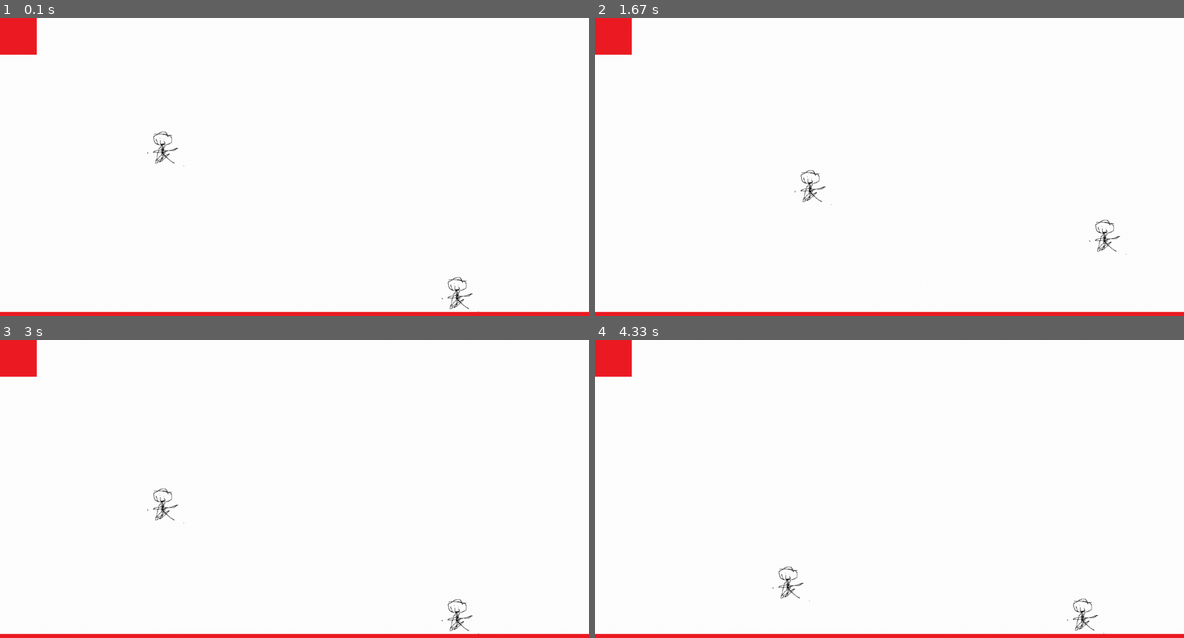
Above: before the commit, frames 1-4 (two rows, left to right).
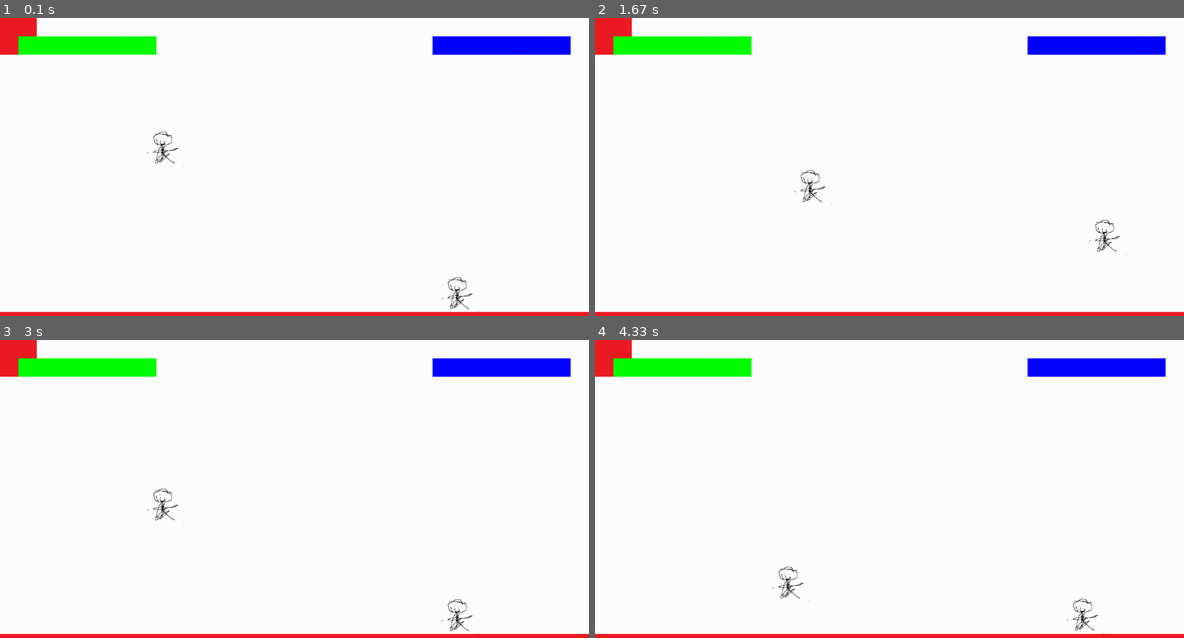
Above: after the commit, the same moments.

Repository: Me07111/Pygame-Platformer
Game: pygame game, started from Code/main.py
Two runs of this game, one before a commit and one after it. Both use one fixed random seed, a clock stepped at 60 frames per second and the inputs below.
Inputs:
- Up to frame 1 (0.1 s): no input
- Up to frame 2 (1.67 s): tap Space at 0.33, 0.73, 1.03, 1.23, 1.57 s; hold Right 0.67-1.13 s; hold D 0.67-1.13 s; hold Up 1.17-1.47 s; hold Right from 1.5 s (still down); hold D from 1.5 s (still down)
- Up to frame 3 (3 s): tap Space at 1.87, 2.07, 2.37, 2.63, 2.93 s; release Right at 1.97 s; release D at 1.97 s; hold Left 2-2.53 s; hold A 2-2.53 s; hold Left 2.57-2.97 s; hold A 2.57-2.97 s
- Up to frame 4 (4.33 s): hold Up 3-3.37 s; tap Space at 3.07, 3.47, 3.77, 4.13 s; hold Right 3.4-4.03 s; hold D 3.4-4.03 s; hold Left from 4.07 s (still down); hold A from 4.07 s (still down)

The runs differ from the first frame. In frame 1, 3.0% of the frame differs, in the area x 3-97%, y 6-13%; in frame 2, 3.0%; in frame 3, 3.0%; in frame 4, 3.0%.

Commit message:
started implementing helaht and healthbars(bugged)

Diff:
--- a/Code/config.py
+++ b/Code/config.py
@@ -31,4 +31,18 @@
     player2Mappings
 ]
 
-playerSize = pygame.math.Vector2(100,100)
+healthBarSize = pygame.math.Vector2(300,40)
+
+healthBarPoses = [
+    pygame.math.Vector2(40,40),
+    pygame.math.Vector2(940,40),
+    pygame.math.Vector2(40,240),
+    pygame.math.Vector2(940,240)
+]
+
+healthBarColors = [
+    pygame.color.Color(0,255,0,255),
+    pygame.color.Color(0,0,255,255),
+    pygame.color.Color(255,0,0,255),
+    pygame.color.Color(255,100,15,255)
+]
--- a/Code/level.py
+++ b/Code/level.py
@@ -1,6 +1,6 @@
 import pygame
 from player import Character
-from config import map,tileWidth,tileHeight,mappings,playerSize
+from config import map,tileWidth,tileHeight,mappings,healthBarPoses,healthBarSize,healthBarColors
 from platformBase import PlatformBase
 
 class Level:
@@ -23,6 +23,7 @@
             self.verticalUpdate(delta,keys,gametime,player)
         self.PlayerGroup.draw(self.screen)
         self.platforms.draw(self.screen)
+        self.displayHealthBars()
 
     def horizontalUpdate(self,delta,keys,player):
         player.direction.x = 0
@@ -41,21 +42,21 @@
 
 
     def verticalUpdate(self,delta,keys,gameTime,player):
-            if(keys[player.jumpKey]):
-                if(player.jumpIndex > 0 and abs(gameTime-player.lastJumpTime) > player.jumpDelay):
-                    player.direction.y = 0
-                    player.direction.y -= player.jumpSpeed
-                    player.jumpIndex -= 1
-                    player.lastJumpTime = gameTime
+        if(keys[player.jumpKey]):
+            if(player.jumpIndex > 0 and abs(gameTime-player.lastJumpTime) > player.jumpDelay):
+                player.direction.y = 0
+                player.direction.y -= player.jumpSpeed
+                player.jumpIndex -= 1
+                player.lastJumpTime = gameTime
 
-            player.direction.y += (player.direction.y + self.gravity) * delta
-            oldPos = player.rect.center
-            player.rect.centery += player.direction.y
-            collidingPlatforms = pygame.sprite.spritecollide(player,self.platforms,False)
-            if(len(collidingPlatforms) > 0):
-                player.rect.center = oldPos
-                player.direction.y = 0
-                player.jumpIndex = player.maxJumps
+        player.direction.y += (player.direction.y + self.gravity) * delta
+        oldPos = player.rect.center
+        player.rect.centery += player.direction.y
+        collidingPlatforms = pygame.sprite.spritecollide(player,self.platforms,False)
+        if(len(collidingPlatforms) > 0):
+            player.rect.center = oldPos
+            player.direction.y = 0
+            player.jumpIndex = player.maxJumps
 
     def generatePlatforms(self):
         playerAmount = 0
@@ -78,3 +79,10 @@
                         self.players.append(player)
                         self.PlayerGroup.add(player)
                         playerAmount += 1
+
+    def displayHealthBars(self):
+        for i in range(self.playerCount):
+            size = healthBarSize
+            size.x = size.x*(self.players[i].health/self.players[i].maxHealth)
+            rect = pygame.Rect(healthBarPoses[i].x,healthBarPoses[i].y,size.x,size.y)
+            pygame.draw.rect(self.screen,healthBarColors[i],rect)
--- a/Code/player.py
+++ b/Code/player.py
@@ -16,3 +16,18 @@
         self.leftKey = keys[0]
         self.rightKey = keys[1]
         self.jumpKey = keys[2]
+        self.maxHealth = 100
+        self.health = self.maxHealth
+
+    def takeDamage(self,damage):
+        self.health -= damage
+        if(self.health <= 0):
+            self.die()
+
+    def heal(self,healAmount):
+        self.health += healAmount
+        if(self.health > self.maxHealth):
+            self.health = self.maxHealth
+
+    def die(self):
+        print("dead")
